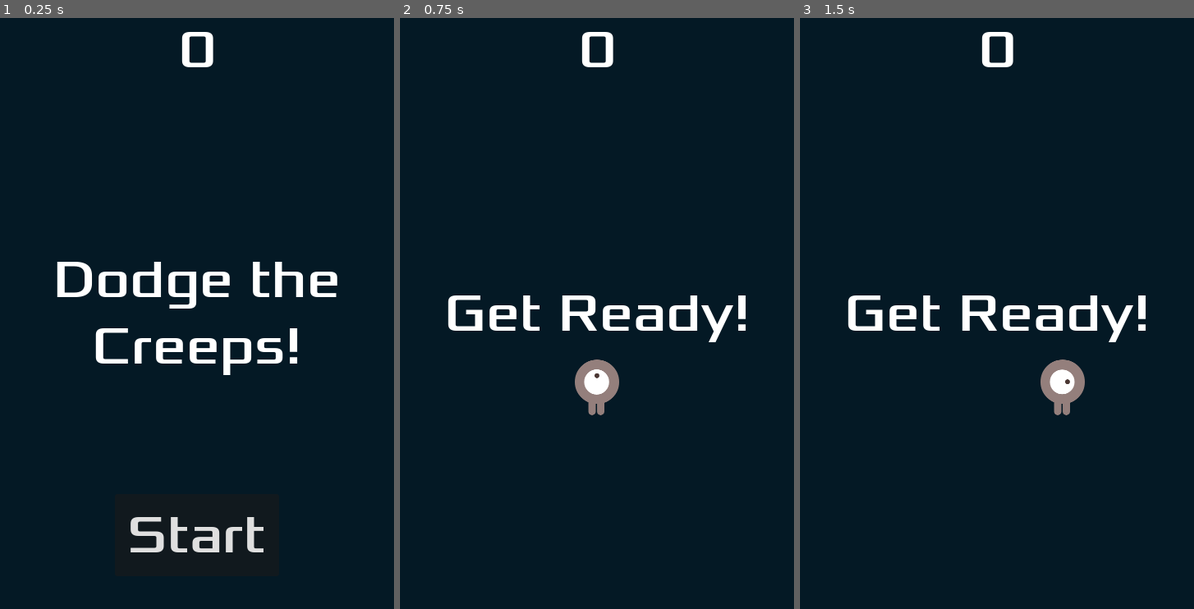
Above: before the commit, frames 1-3 (left to right).
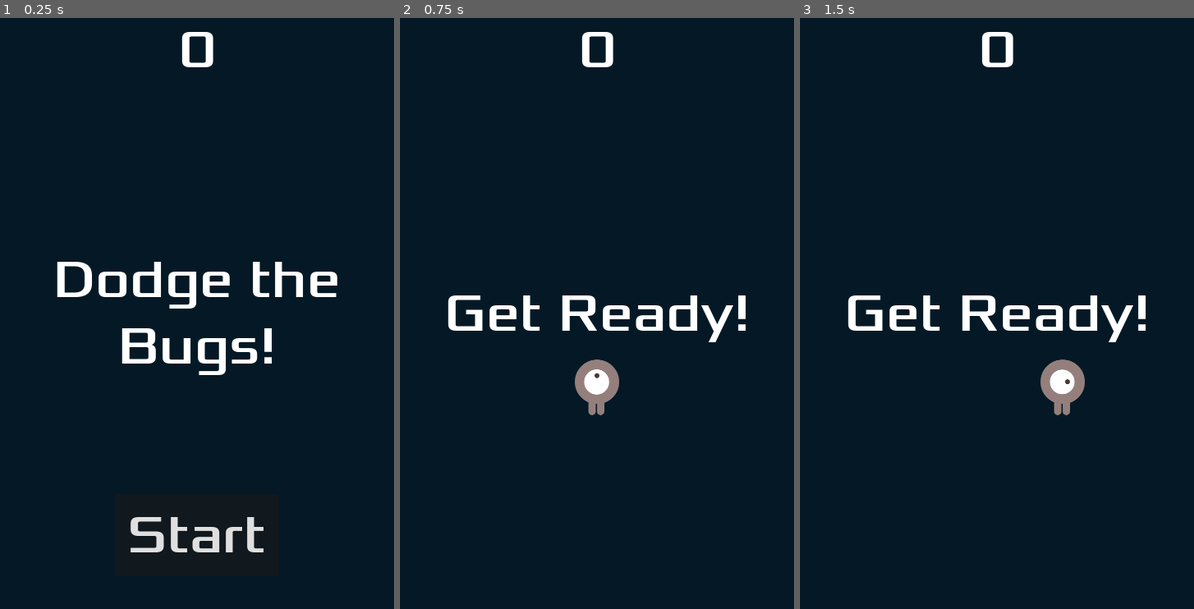
Above: after the commit, the same moments.

Repository: Froggy1018/game-following-tutorial
Game: Godot game, scene res://main.tscn
The game is run twice, just before and just after one commit, with the same random seed, the same clock (stepped at 60 frames per second) and the same inputs. The project has no main scene, so this scene is started directly.
Inputs:
- Up to frame 1 (0.25 s): no input
- Up to frame 2 (0.75 s): click "Start" at 0.5 s
- Up to frame 3 (1.5 s): tap Enter at 1.25 s; hold Right (move_right) from 1.28 s (still down); tap Alt at 1.35 s

The runs differ from the first frame. In frame 1, 1.7% of the frame differs, in the area x 24-76%, y 52-61%; in frame 2, nothing differs; in frame 3, nothing differs.

Commit message:
Edited the name of the game

Diff:
--- a/hud.tscn
+++ b/hud.tscn
@@ -35,7 +35,7 @@
 grow_vertical = 2
 theme_override_fonts/font = ExtResource("2_8sq4i")
 theme_override_font_sizes/font_size = 64
-text = "Dodge the Creeps!"
+text = "Dodge the Bugs!"
 horizontal_alignment = 1
 vertical_alignment = 1
 autowrap_mode = 2
